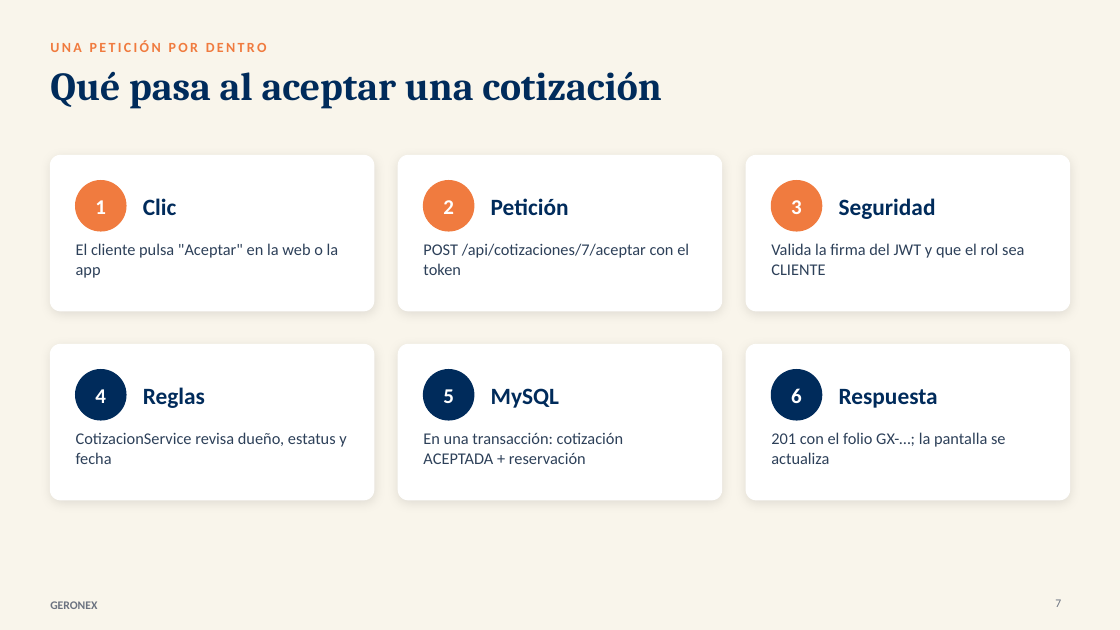
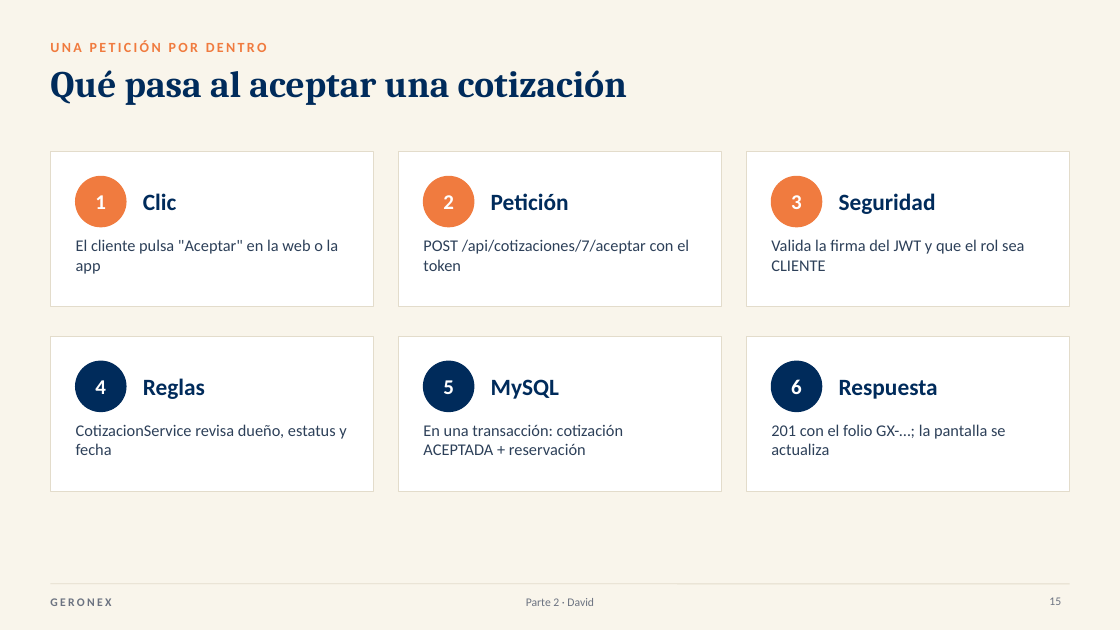
Before and after one commit to DavidVerguita/GERONEX_Equipo5, a slide deck: slide 15 of docs/Presentacion_GERONEX_Final.pptx (slide 7 before the commit). Drawn at 1120x630 pixels with LibreOffice and Linux fonts; fonts in the diff are those of the drawing. Boxes give left, top, right and bottom in pixels: in the first picture for what was removed or moved away, otherwise in the second. Text is boxed around its words. In the diff, an @@ line names an element or a change of style, - is before the commit and + after.

```diff
--- a/docs/Presentacion_GERONEX_Final.pptx
+++ b/docs/Presentacion_GERONEX_Final.pptx
@@ title "Qué pasa al aceptar una ..." at [50, 70, 627, 105]: size 34 to 32 pt @@
@@ rounded rectangle removed at [50, 155, 374, 311] @@
@@ rectangle added at [50, 151, 374, 307], fill #FFFFFF, outline #E3DCCB 0.75 pt @@
@@ rounded rectangle removed at [398, 155, 722, 311] @@
@@ rectangle added at [398, 151, 722, 307], fill #FFFFFF, outline #E3DCCB 0.75 pt @@
@@ rounded rectangle removed at [746, 155, 1070, 311] @@
@@ rectangle added at [746, 151, 1070, 307], fill #FFFFFF, outline #E3DCCB 0.75 pt @@
@@ 9 texts, 3 ellipses: place and size @@
-9 texts, 3 ellipses at [76, 181, 1024, 278]
+9 texts, 3 ellipses at [76, 176, 1024, 274]
@@ rounded rectangle removed at [50, 344, 374, 500] @@
@@ rectangle added at [50, 336, 374, 492], fill #FFFFFF, outline #E3DCCB 0.75 pt @@
@@ rounded rectangle removed at [398, 344, 722, 500] @@
@@ rectangle added at [398, 336, 722, 492], fill #FFFFFF, outline #E3DCCB 0.75 pt @@
@@ rounded rectangle removed at [746, 344, 1070, 500] @@
@@ rectangle added at [746, 336, 1070, 492], fill #FFFFFF, outline #E3DCCB 0.75 pt @@
@@ 9 texts, 3 ellipses: place and size @@
-9 texts, 3 ellipses at [76, 370, 1006, 464]
+9 texts, 3 ellipses at [76, 361, 1006, 455]
@@ text "GERONEX" at [50, 598, 111, 606]: letter spacing 0 to 2 pt @@
@@ line added from (50, 584) to (1070, 584), #E3DCCB 0.75 pt @@
@@ text added at [526, 598, 594, 606], 10 pt, text #6B7280 @@
+Parte 2 · David
@@ page number at [1049, 597, 1061, 605]: text changed @@
-7
+15
```
Also in this commit, not shown: 16 other slides changed, 9 slides added, 1 slide removed, 39 other files.
